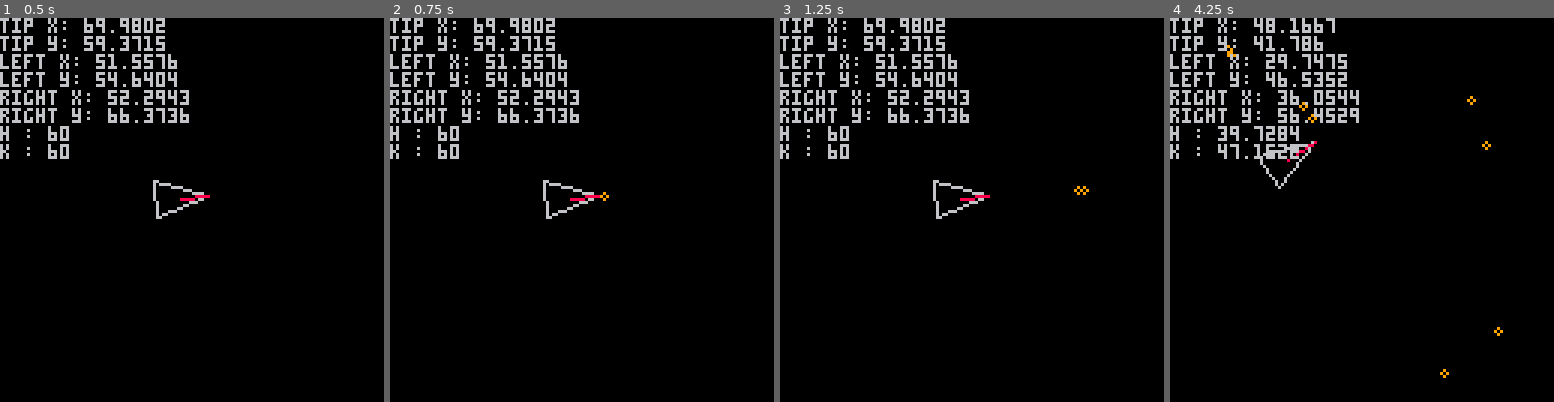
Above: before the commit, frames 1-4 (left to right).
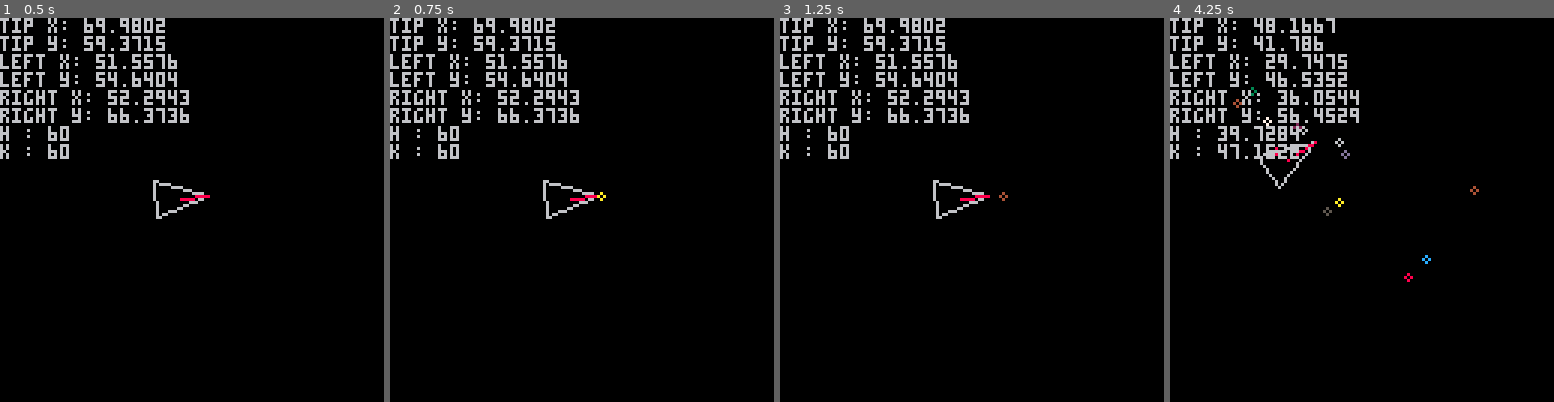
Above: after the commit, the same moments.

Repository: kdiab/carts
Game: PICO-8 cartridge assteroids/ass.p8
Two runs of this game, one before a commit and one after it. Both use one fixed random seed, a clock stepped at 60 frames per second and the inputs below.
Inputs:
- Up to frame 1 (0.5 s): no input
- Up to frame 2 (0.75 s): tap O (Z key) at 0.7 s
- Up to frame 3 (1.25 s): no input
- Up to frame 4 (4.25 s): hold Right 1.6-2.1 s; tap O (Z key) every 0.4 s from 1.7 to 4.1 s; hold Up 2.15-2.42 s; hold Right 2.47-3.03 s; hold Left 3.08-3.58 s; hold Right from 4.02 s (still down)

Frame 1 is identical in both runs. In frame 2, less than 0.1% of the frame differs, in the area x 53-58%, y 45-48%; in frame 3, less than 0.1%; in frame 4, 0.5%, in the area x 14-87%, y 7-94%.

Commit message:
variables

Diff:
--- a/assteroids/ass.p8
+++ b/assteroids/ass.p8
@@ -102,7 +102,8 @@
 
 function bullet_init()
 		bullets = {}
-		fire_rate = 2
+		fire_rate = 0.3
+		bullet_size = 1
 end
 
 function update_bullet()
@@ -125,14 +126,15 @@
 							x=x,
 							y=y,
 							dx=dx,
-							dy=dy
+							dy=dy,
+							c=rnd(15)
 						}
 		add(bullets,b)
 end
 
 function draw_bullet()
 		for b in all(bullets) do
-				circ(b.x, b.y, 1,9)
+				circ(b.x, b.y, bullet_size,b.c)
 		end
 end
 __gfx__
